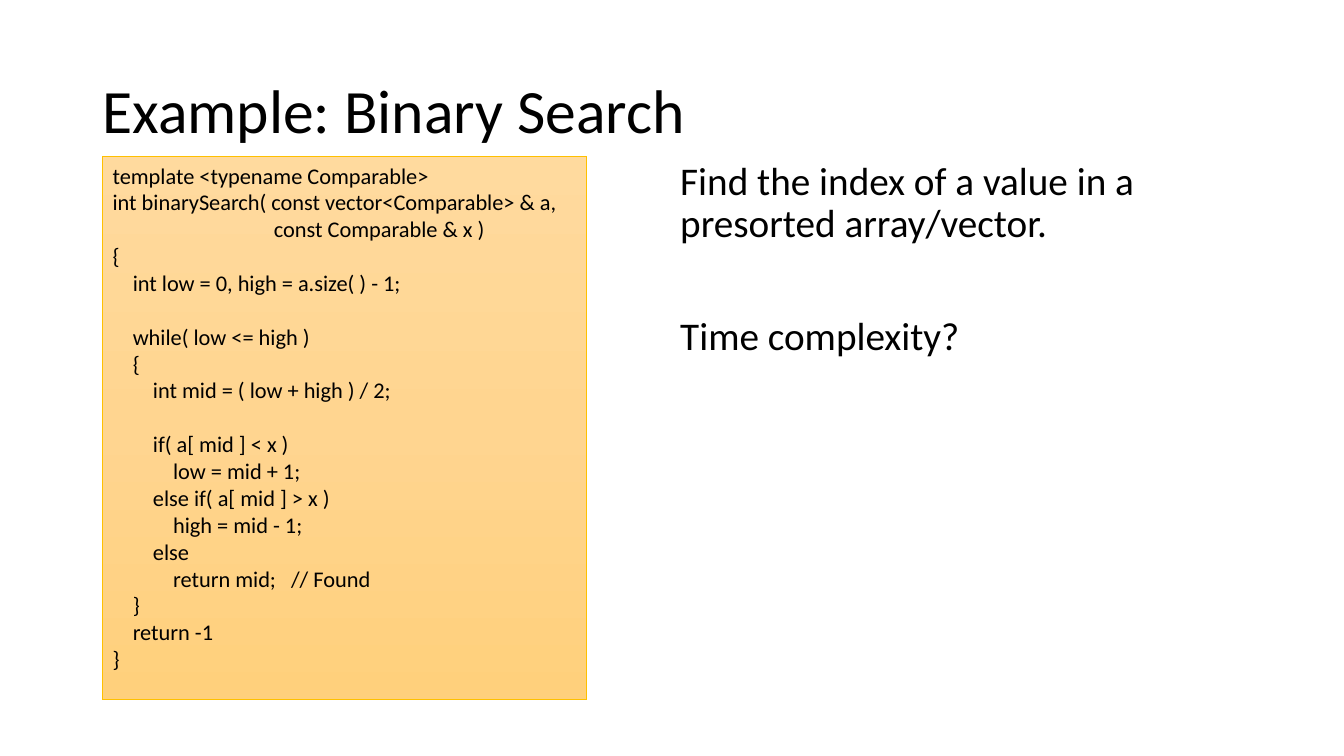
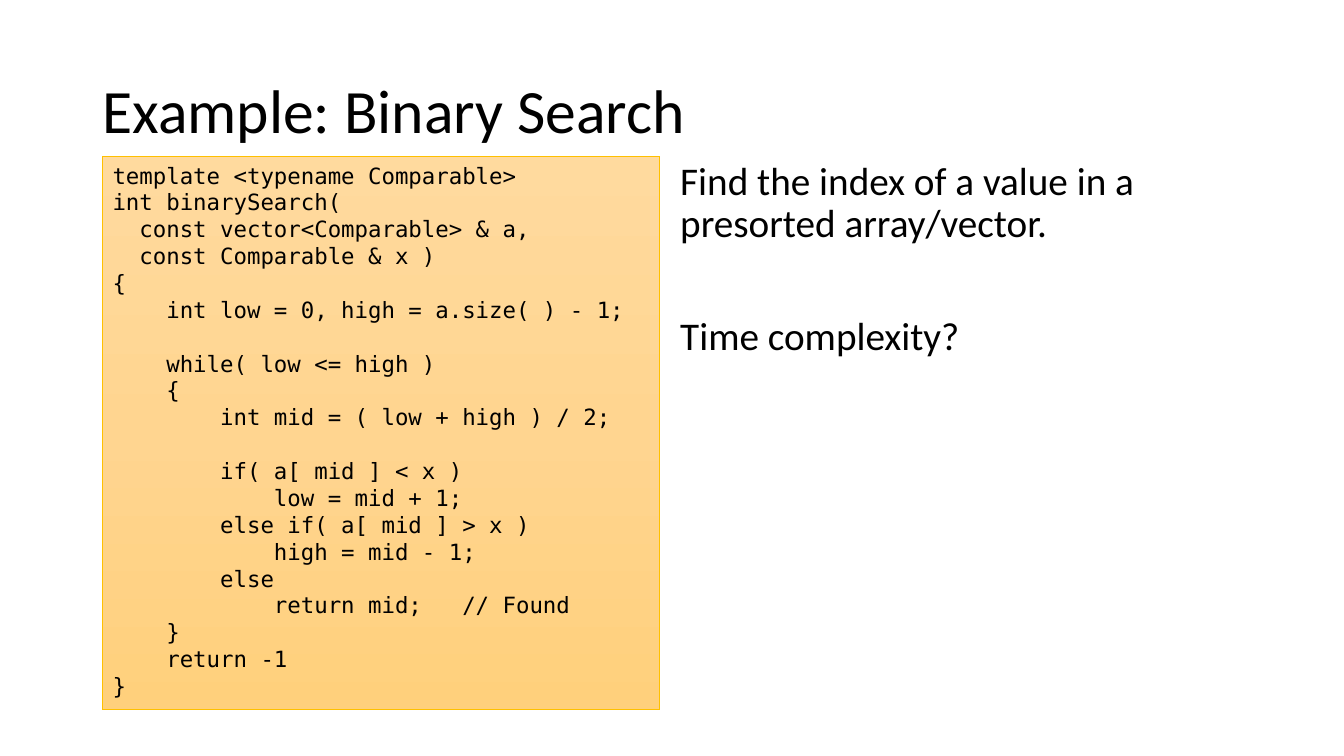
Before and after one commit to mhahsler/CS2341, a slide deck: slide 12 of slides/Chapter2_Algorithm_Analysis.pptx. Drawn at 1344x756 pixels with LibreOffice and Linux fonts; fonts in the diff are those of the drawing. Boxes give left, top, right and bottom in pixels: in the first picture for what was removed or moved away, otherwise in the second. Text is boxed around its words. In the diff, an @@ line names an element or a change of style, - is before the commit and + after.

```diff
--- a/slides/Chapter2_Algorithm_Analysis.pptx
+++ b/slides/Chapter2_Algorithm_Analysis.pptx
@@ rectangle "template <typename Comparable>": place and size @@
-rectangle "template <typename Comparable>" at [103, 156, 587, 700]
+rectangle "template <typename Comparable>" at [103, 156, 660, 710]
@@ text in rectangle at [113, 167, 624, 668]: font Calibri to DejaVu Sans Mono in "template <typename Comparable>", "{", "int low = 0, high = a.size( ...", "while( low <= high )" and 11 more places @@
@@ text in rectangle at [113, 193, 530, 269]: text changed; font Calibri to DejaVu Sans Mono @@
-int binarySearch( const vector<Comparable> & a,
-const Comparable & x )
+int binarySearch(
+const vector<Comparable> & a,
+const Comparable & x )
```
Also in this commit, not shown: 4 other slides changed, 1 other file.
